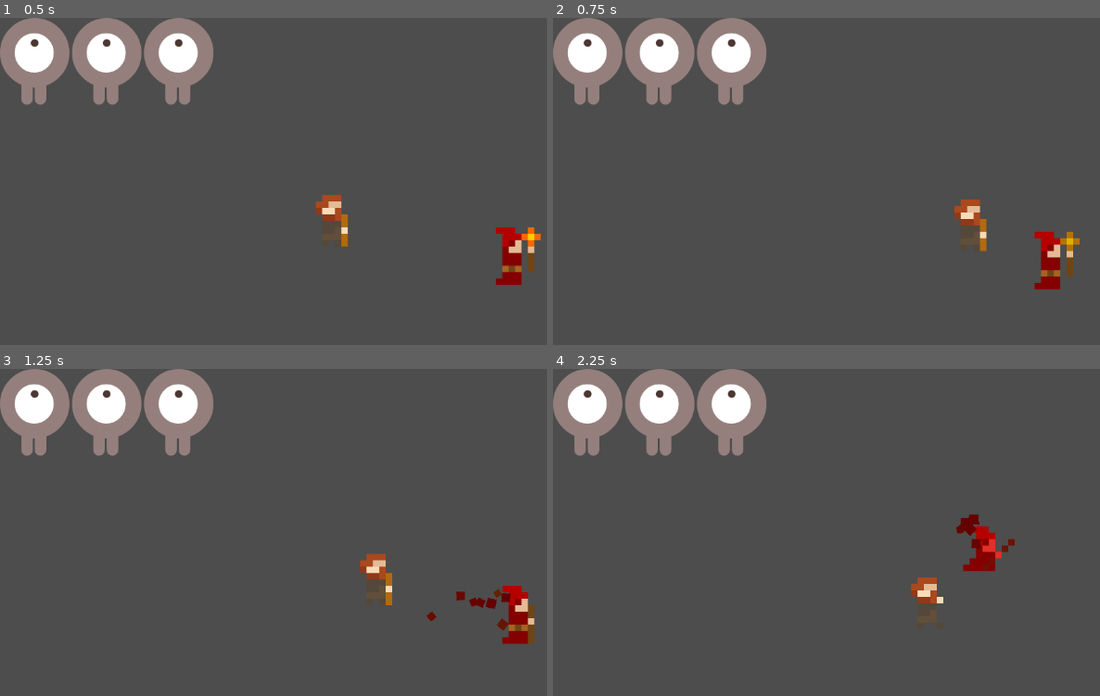
Above: before the commit, frames 1-4 (two rows, left to right).
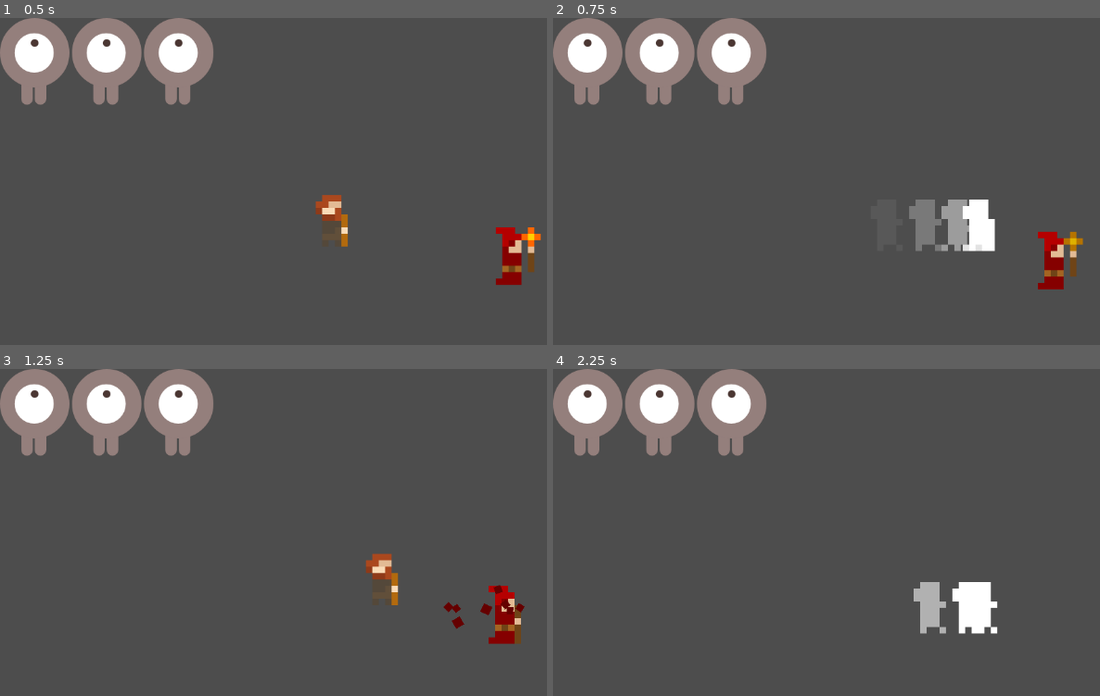
Above: after the commit, the same moments.

Repository: miyo6032/ProjectGodotWild63
Game: Godot game, scene res://scenes/main.tscn
Two runs of this game, one before a commit and one after it. Both use one fixed random seed, a clock stepped at 60 frames per second and the inputs below.
Inputs:
- Up to frame 1 (0.5 s): no input
- Up to frame 2 (0.75 s): tap Enter at 0.5 s; hold Right (attack_right) from 0.53 s (still down); tap Tab at 0.6 s
- Up to frame 3 (1.25 s): keep holding Right (attack_right)
- Up to frame 4 (2.25 s): release Right (attack_right) at 1.28 s; hold Down (attack_down) 1.28-2.03 s; tap Tab at 1.35, 2.1 s; hold Right (attack_right) from 2.03 s (still down)

Frame 1 is identical in both runs. In frame 2, 2.5% of the frame differs, in the area x 65-97%, y 55-84%; in frame 3, 1.9%; in frame 4, 2.6%, in the area x 65-85%, y 44-82%.

Commit message:
Add dash ghost; improve dash; fix some performance issues

Diff:
--- /dev/null
+++ b/DashGhost.gd
@@ -0,0 +1,8 @@
+extends Sprite2D
+
+@onready var animation_player: AnimationPlayer = $AnimationPlayer
+
+func _ready() -> void:
+    animation_player.play("fade_out")
+    await animation_player.animation_finished
+    queue_free()
--- a/scenes/Player.gd
+++ b/scenes/Player.gd
@@ -11,6 +11,7 @@
 @export var walk_speed = 30.0
 @export var attack_velocity = 100.0
 @export var knockback = 80.0
+@export var dash_ghost_scene: PackedScene
 
 @onready var damageable: Damageable = $Damageable
 @onready var animation_player: AnimationPlayer = $AnimationPlayer
@@ -23,6 +24,8 @@
 var attack_enabled = true
 var last_direction = Vector2.RIGHT
 var time_since_last_dash = 0
+var is_dashing = false
+var attack_direction = Vector2.ZERO
 
 func _process(delta):
     if movement_enabled:
@@ -32,12 +35,12 @@
     time_since_last_dash += delta
 
 func handle_attack_input():
-    var attack_direction = Input.get_vector("attack_left", "attack_right", "attack_up", "attack_down")
+    attack_direction = Input.get_vector("attack_left", "attack_right", "attack_up", "attack_down")
     if attack_direction.length() > 0:
         facing_direction.look_at(facing_direction.global_position + attack_direction)
         animation_player.play("attack")
         attack_area.monitoring = true
-        velocity += attack_direction * attack_velocity
+        is_dashing = true
         if attack_direction.x != 0:
             animated_sprite.flip_v = false
             animated_sprite.flip_h = attack_direction.x < 0
@@ -45,8 +48,9 @@
         attack_enabled = false
         damageable.monitorable = false
         await get_tree().create_timer(0.1).timeout
+        is_dashing = false
+        await get_tree().create_timer(0.05).timeout
         attack_area.monitoring = false
-        await get_tree().create_timer(0.05).timeout
         movement_enabled = true
         damageable.monitorable = true
         await get_tree().create_timer(0.05 if time_since_last_dash > 0.25 else 0.25).timeout
@@ -76,7 +80,9 @@
     if movement_enabled:
         direction = Input.get_vector("move_left", "move_right", "move_up", "move_down")
 
-    if direction != Vector2.ZERO:
+    if is_dashing:
+        velocity = attack_direction * attack_velocity
+    elif direction != Vector2.ZERO:
         velocity = lerp(velocity, direction * speed, delta * move_lag)
     else:
         velocity = lerp(velocity, Vector2.ZERO, delta * stop_lag)
@@ -116,7 +122,18 @@
     on_end_invulnerability.emit()
 
 func _on_attack_area_area_entered(area:Area2D):
-    velocity = velocity * -0.5
+    velocity = velocity * -0.7
+    is_dashing = false
     if not area.invulnerable:
         area.damage({damage = 1, knockback = last_direction * knockback})
         attack_hit.emit()
+
+func spawn_dash_ghost():
+    var dash_ghost: Sprite2D = dash_ghost_scene.instantiate()
+    dash_ghost.global_position = global_position
+    dash_ghost.texture = animated_sprite.sprite_frames.get_frame_texture(animated_sprite.animation, animated_sprite.frame)
+    # dash_ghost.vframes = animated_sprite.vframes
+    # dash_ghost.hframes = animated_sprite.hframes
+    # dash_ghost.frame = animated_sprite.frame
+    dash_ghost.flip_h = animated_sprite.flip_h
+    get_parent().add_child(dash_ghost)
--- /dev/null
+++ b/scenes/dash_ghost.gdshader
@@ -0,0 +1,13 @@
+shader_type canvas_item;
+
+uniform bool whiten = false;
+uniform float mix_weight = 1.0;
+
+void fragment() {
+	vec4 texture_color = texture(TEXTURE, UV);
+    if (whiten) {
+        vec3 white = vec3(1, 1, 1);
+        vec3 whitened_texture_rgb = mix(COLOR.rgb, white, mix_weight);
+        COLOR = vec4(whitened_texture_rgb, COLOR.a);
+    }
+}
--- /dev/null
+++ b/scenes/dash_ghost.tscn
@@ -0,0 +1,59 @@
+[gd_scene load_steps=8 format=3 uid="uid://bx6d4ld436h0x"]
+
+[ext_resource type="Texture2D" uid="uid://cm27c2rpo6a3c" path="res://prototype2/art/fireball.png" id="1_5deou"]
+[ext_resource type="Script" path="res://DashGhost.gd" id="1_cv7d1"]
+[ext_resource type="Shader" path="res://scenes/dash_ghost.gdshader" id="1_po4t2"]
+
+[sub_resource type="ShaderMaterial" id="ShaderMaterial_eunnl"]
+shader = ExtResource("1_po4t2")
+shader_parameter/whiten = true
+shader_parameter/mix_weight = 1.0
+
+[sub_resource type="Animation" id="Animation_illgp"]
+resource_name = "fade_out"
+length = 0.2
+tracks/0/type = "value"
+tracks/0/imported = false
+tracks/0/enabled = true
+tracks/0/path = NodePath(".:modulate")
+tracks/0/interp = 1
+tracks/0/loop_wrap = true
+tracks/0/keys = {
+"times": PackedFloat32Array(0, 0.2),
+"transitions": PackedFloat32Array(0.5, 1),
+"update": 0,
+"values": [Color(1, 1, 1, 1), Color(1, 1, 1, 0)]
+}
+
+[sub_resource type="Animation" id="Animation_tri3w"]
+length = 0.001
+tracks/0/type = "value"
+tracks/0/imported = false
+tracks/0/enabled = true
+tracks/0/path = NodePath(".:modulate")
+tracks/0/interp = 1
+tracks/0/loop_wrap = true
+tracks/0/keys = {
+"times": PackedFloat32Array(0),
+"transitions": PackedFloat32Array(1),
+"update": 0,
+"values": [Color(1, 1, 1, 1)]
+}
+
+[sub_resource type="AnimationLibrary" id="AnimationLibrary_6xxrv"]
+_data = {
+"RESET": SubResource("Animation_tri3w"),
+"fade_out": SubResource("Animation_illgp")
+}
+
+[node name="Sprite2D" type="Sprite2D"]
+z_index = -1
+texture_filter = 1
+material = SubResource("ShaderMaterial_eunnl")
+texture = ExtResource("1_5deou")
+script = ExtResource("1_cv7d1")
+
+[node name="AnimationPlayer" type="AnimationPlayer" parent="."]
+libraries = {
+"": SubResource("AnimationLibrary_6xxrv")
+}
--- a/scenes/main.tscn
+++ b/scenes/main.tscn
@@ -61,7 +61,7 @@
 
 [node name="Player" parent="." instance=ExtResource("1_808qs")]
 position = Vector2(-28, -6)
-attack_velocity = 350.0
+attack_velocity = 120.0
 
 [node name="EnemySpawner" type="Node2D" parent="." node_paths=PackedStringArray("spawn_positions", "player")]
 script = ExtResource("3_433c3")
--- a/scenes/player.tscn
+++ b/scenes/player.tscn
@@ -1,8 +1,15 @@
 [gd_scene load_steps=30 format=3 uid="uid://bfellyq050wl2"]
 
+[ext_resource type="Shader" path="res://scenes/dash_ghost.gdshader" id="1_t2haf"]
 [ext_resource type="Script" path="res://scenes/Player.gd" id="1_ymphj"]
+[ext_resource type="PackedScene" uid="uid://bx6d4ld436h0x" path="res://scenes/dash_ghost.tscn" id="2_1njyu"]
 [ext_resource type="Texture2D" uid="uid://cbxbj80ex1jk2" path="res://prototype2/art/ascetic.png" id="2_m4ij7"]
 [ext_resource type="Script" path="res://prototype/scenes/Damageable.gd" id="6_443uu"]
+
+[sub_resource type="ShaderMaterial" id="ShaderMaterial_5ogsj"]
+shader = ExtResource("1_t2haf")
+shader_parameter/whiten = false
+shader_parameter/mix_weight = 1.0
 
 [sub_resource type="AtlasTexture" id="AtlasTexture_dhsq8"]
 atlas = ExtResource("2_m4ij7")
@@ -108,7 +115,7 @@
 [sub_resource type="Animation" id="Animation_g2sql"]
 resource_name = "attack"
 length = 0.2
-step = 0.05
+step = 0.04
 tracks/0/type = "value"
 tracks/0/imported = false
 tracks/0/enabled = true
@@ -160,6 +167,47 @@
 "transitions": PackedFloat32Array(1),
 "update": 0,
 "values": [Color(1, 1, 1, 1)]
+}
+tracks/4/type = "method"
+tracks/4/imported = false
+tracks/4/enabled = true
+tracks/4/path = NodePath(".")
+tracks/4/interp = 1
+tracks/4/loop_wrap = true
+tracks/4/keys = {
+"times": PackedFloat32Array(0, 0.04, 0.08, 0.12, 0.16, 0.2),
+"transitions": PackedFloat32Array(1, 1, 1, 1, 1, 1),
+"values": [{
+"args": [],
+"method": &"spawn_dash_ghost"
+}, {
+"args": [],
+"method": &"spawn_dash_ghost"
+}, {
+"args": [],
+"method": &"spawn_dash_ghost"
+}, {
+"args": [],
+"method": &"spawn_dash_ghost"
+}, {
+"args": [],
+"method": &"spawn_dash_ghost"
+}, {
+"args": [],
+"method": &"spawn_dash_ghost"
+}]
+}
+tracks/5/type = "value"
+tracks/5/imported = false
+tracks/5/enabled = true
+tracks/5/path = NodePath("AnimatedSprite2D:material:shader_parameter/whiten")
+tracks/5/interp = 1
+tracks/5/loop_wrap = true
+tracks/5/keys = {
+"times": PackedFloat32Array(0, 0.2),
+"transitions": PackedFloat32Array(1, 1),
+"update": 1,
+"values": [true, false]
 }
 
 [sub_resource type="Animation" id="Animation_sl1sc"]
@@ -204,6 +252,18 @@
 "update": 1,
 "values": [true]
 }
+tracks/3/type = "value"
+tracks/3/imported = false
+tracks/3/enabled = true
+tracks/3/path = NodePath("AnimatedSprite2D:material:shader_parameter/whiten")
+tracks/3/interp = 1
+tracks/3/loop_wrap = true
+tracks/3/keys = {
+"times": PackedFloat32Array(0),
+"transitions": PackedFloat32Array(1),
+"update": 1,
+"values": [false]
+}
 
 [sub_resource type="Animation" id="Animation_ucjxo"]
 resource_name = "attack"
@@ -247,6 +307,18 @@
 "update": 0,
 "values": [Color(1, 1, 1, 1)]
 }
+tracks/3/type = "value"
+tracks/3/imported = false
+tracks/3/enabled = true
+tracks/3/path = NodePath("AnimatedSprite2D:material:shader_parameter/whiten")
+tracks/3/interp = 1
+tracks/3/loop_wrap = true
+tracks/3/keys = {
+"times": PackedFloat32Array(0),
+"transitions": PackedFloat32Array(1),
+"update": 1,
+"values": [false]
+}
 
 [sub_resource type="AnimationLibrary" id="AnimationLibrary_u2vl3"]
 _data = {
@@ -263,21 +335,6 @@
 offsets = PackedFloat32Array(0, 0.954023, 1)
 colors = PackedColorArray(0.446777, 0.446777, 0.446777, 1, 0.446777, 0.446777, 0.446777, 1, 0.494118, 0.494118, 0.494118, 0)
 
-[sub_resource type="GradientTexture1D" id="GradientTexture1D_67hng"]
-gradient = SubResource("Gradient_ra51a")
-width = 16
-
-[sub_resource type="ParticleProcessMaterial" id="ParticleProcessMaterial_ya5dd"]
-particle_flag_disable_z = true
-direction = Vector3(0, -1, 0)
-spread = 20.0
-gravity = Vector3(0, 98, 0)
-initial_velocity_min = 20.0
-initial_velocity_max = 20.0
-orbit_velocity_min = 0.0
-orbit_velocity_max = 0.0
-color_ramp = SubResource("GradientTexture1D_67hng")
-
 [sub_resource type="Animation" id="Animation_7omqd"]
 resource_name = "move"
 length = 0.001
@@ -331,34 +388,19 @@
 "move": SubResource("Animation_7omqd")
 }
 
-[sub_resource type="ParticleProcessMaterial" id="ParticleProcessMaterial_i3l05"]
-emission_shape = 1
-emission_sphere_radius = 3.0
-particle_flag_disable_z = true
-direction = Vector3(0, -1, 0)
-gravity = Vector3(0, 98, 0)
-initial_velocity_min = 20.0
-initial_velocity_max = 30.0
-angular_velocity_min = -10.0
-angular_velocity_max = 720.0
-orbit_velocity_min = 0.0
-orbit_velocity_max = 0.0
-angle_min = 1.0
-angle_max = 360.0
-scale_max = 1.5
-color = Color(0.396078, 0, 0, 1)
-hue_variation_min = -0.04
-hue_variation_max = 0.12
-
 [node name="Player" type="CharacterBody2D"]
 collision_layer = 0
 script = ExtResource("1_ymphj")
+dash_ghost_scene = ExtResource("2_1njyu")
 metadata/_edit_group_ = true
 
 [node name="AnimatedSprite2D" type="AnimatedSprite2D" parent="."]
 texture_filter = 1
+material = SubResource("ShaderMaterial_5ogsj")
 sprite_frames = SubResource("SpriteFrames_uo3ea")
 animation = &"walk"
+frame = 2
+frame_progress = 0.773385
 
 [node name="CollisionShape2D" type="CollisionShape2D" parent="."]
 shape = SubResource("CapsuleShape2D_4chyv")
@@ -391,26 +433,48 @@
 rotation = 1.5708
 shape = SubResource("CapsuleShape2D_7ygxr")
 
-[node name="WalkParticles" type="GPUParticles2D" parent="."]
+[node name="WalkParticles" type="CPUParticles2D" parent="."]
 z_index = -1
 position = Vector2(0, 3)
 emitting = false
 amount = 4
-process_material = SubResource("ParticleProcessMaterial_ya5dd")
 lifetime = 0.5
 explosiveness = 0.3
+fixed_fps = 30
+draw_order = 1
+direction = Vector2(0, -1)
+spread = 20.0
+gravity = Vector2(0, 98)
+initial_velocity_min = 20.0
+initial_velocity_max = 20.0
+color_ramp = SubResource("Gradient_ra51a")
 
 [node name="ParticleAnimationPlayer" type="AnimationPlayer" parent="."]
 libraries = {
 "": SubResource("AnimationLibrary_7f5lk")
 }
 
-[node name="DamageParticles" type="GPUParticles2D" parent="."]
+[node name="DamageParticles" type="CPUParticles2D" parent="."]
 emitting = false
-process_material = SubResource("ParticleProcessMaterial_i3l05")
 lifetime = 0.5
 one_shot = true
 explosiveness = 1.0
+fixed_fps = 30
+draw_order = 1
+emission_shape = 1
+emission_sphere_radius = 3.0
+direction = Vector2(0, -1)
+gravity = Vector2(0, 98)
+initial_velocity_min = 20.0
+initial_velocity_max = 30.0
+angular_velocity_min = -10.0
+angular_velocity_max = 720.0
+angle_min = 1.0
+angle_max = 360.0
+scale_amount_max = 1.5
+color = Color(0.396078, 0, 0, 1)
+hue_variation_min = -0.04
+hue_variation_max = 0.12
 
 [connection signal="on_damage" from="Damageable" to="." method="_on_enemy_collision_detection_on_damage"]
 [connection signal="area_entered" from="FacingDirection/AttackArea" to="." method="_on_attack_area_area_entered"]
--- a/scenes/ranged_enemy.tscn
+++ b/scenes/ranged_enemy.tscn
@@ -144,32 +144,17 @@
 "values": [true]
 }
 
+[sub_resource type="Animation" id="Animation_02yk4"]
+resource_name = "RESET"
+
 [sub_resource type="AnimationLibrary" id="AnimationLibrary_fmrua"]
 _data = {
+"RESET": SubResource("Animation_02yk4"),
 "hit": SubResource("Animation_nn7tu")
 }
 
 [sub_resource type="CircleShape2D" id="CircleShape2D_soeh7"]
 radius = 4.12311
-
-[sub_resource type="ParticleProcessMaterial" id="ParticleProcessMaterial_pwq3t"]
-emission_shape = 1
-emission_sphere_radius = 3.0
-particle_flag_disable_z = true
-direction = Vector3(0, -1, 0)
-gravity = Vector3(0, 98, 0)
-initial_velocity_min = 20.0
-initial_velocity_max = 30.0
-angular_velocity_min = -10.0
-angular_velocity_max = 720.0
-orbit_velocity_min = 0.0
-orbit_velocity_max = 0.0
-angle_min = 1.0
-angle_max = 360.0
-scale_max = 1.5
-color = Color(0.396078, 0, 0, 1)
-hue_variation_min = -0.04
-hue_variation_max = 0.12
 
 [node name="RangedEnemy" type="CharacterBody2D"]
 collision_layer = 0
@@ -262,11 +247,26 @@
 [node name="EnemyDeathState" type="Node" parent="States"]
 script = ExtResource("14_6hdwq")
 
-[node name="DamageParticles" type="GPUParticles2D" parent="."]
+[node name="DamageParticles" type="CPUParticles2D" parent="."]
 emitting = false
-process_material = SubResource("ParticleProcessMaterial_pwq3t")
 lifetime = 0.5
 one_shot = true
 explosiveness = 1.0
+fixed_fps = 30
+draw_order = 1
+emission_shape = 1
+emission_sphere_radius = 3.0
+direction = Vector2(0, -1)
+gravity = Vector2(0, 98)
+initial_velocity_min = 20.0
+initial_velocity_max = 30.0
+angular_velocity_min = -10.0
+angular_velocity_max = 720.0
+angle_min = 1.0
+angle_max = 360.0
+scale_amount_max = 1.5
+color = Color(0.396078, 0, 0, 1)
+hue_variation_min = -0.04
+hue_variation_max = 0.12
 
 [connection signal="on_damage" from="Damageable" to="." method="_on_damageable_on_damage"]
Not shown, changed: export_presets.cfg
